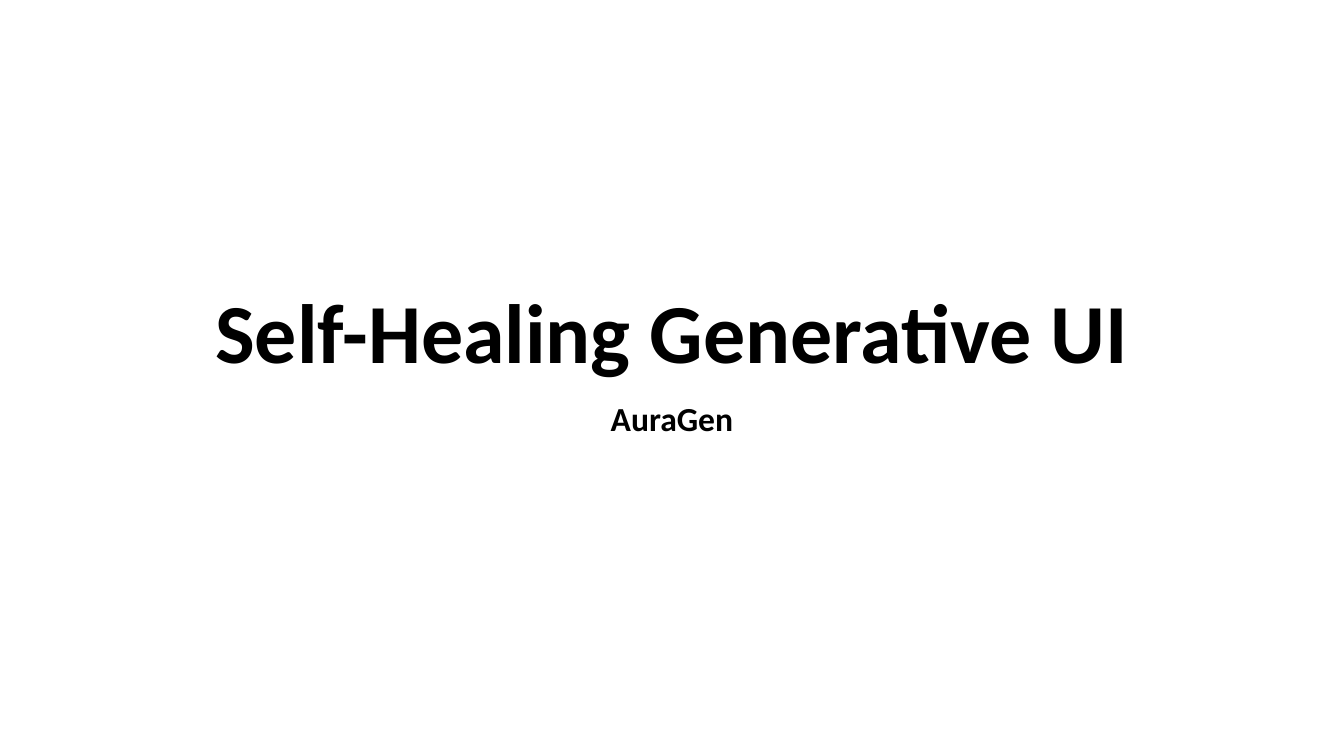
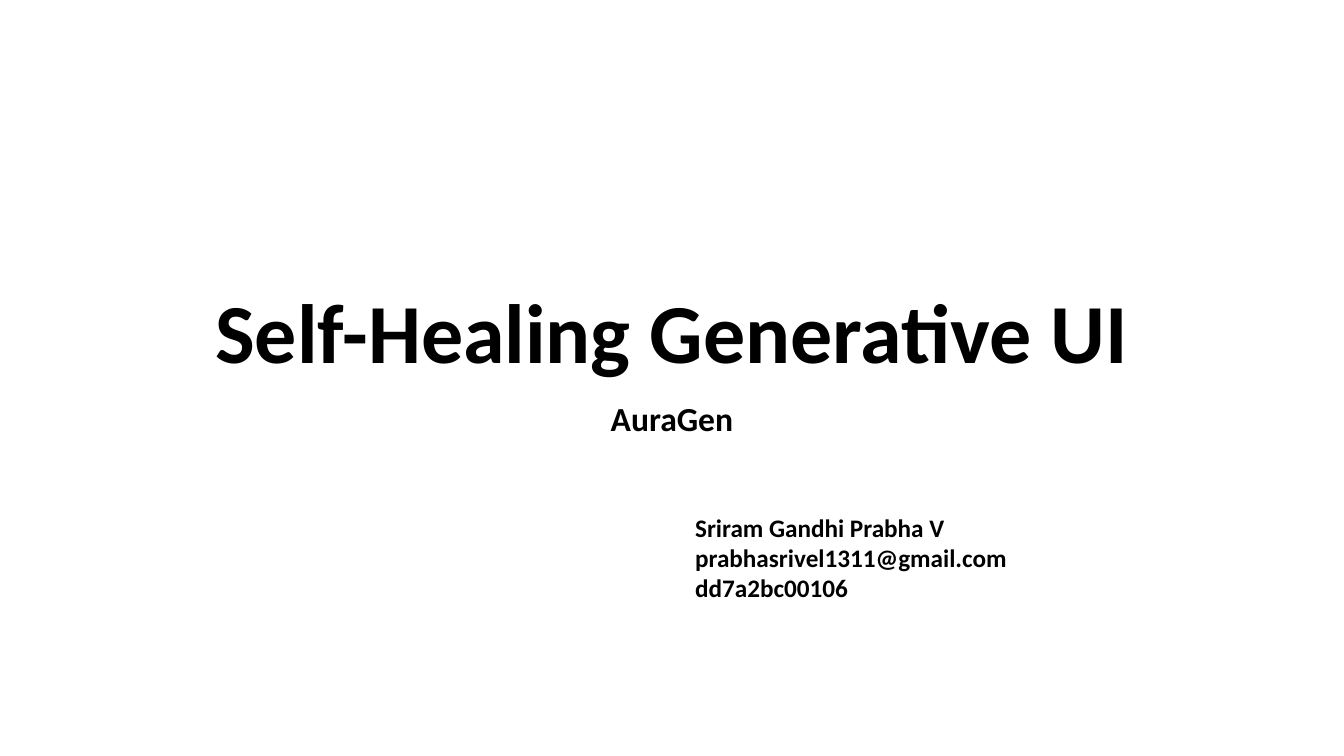
Before and after one commit to PrabhaVeluchamy/auragen-self-healing-generative-ui, a slide deck: slide 1 of REVIEW PART.pptx. Drawn at 1344x756 pixels with LibreOffice and Linux fonts; fonts in the diff are those of the drawing. Boxes give left, top, right and bottom in pixels: in the first picture for what was removed or moved away, otherwise in the second. Text is boxed around its words. In the diff, an @@ line names an element or a change of style, - is before the commit and + after.

```diff
--- a/REVIEW PART.pptx
+++ b/REVIEW PART.pptx
@@ text added at bbox=[695, 519, 1006, 598], 18 pt, text #000000, bold @@
+Sriram Gandhi Prabha V
+prabhasrivel1311@gmail.com
+dd7a2bc00106
```
Also in this commit, not shown: 1 other slide changed.
